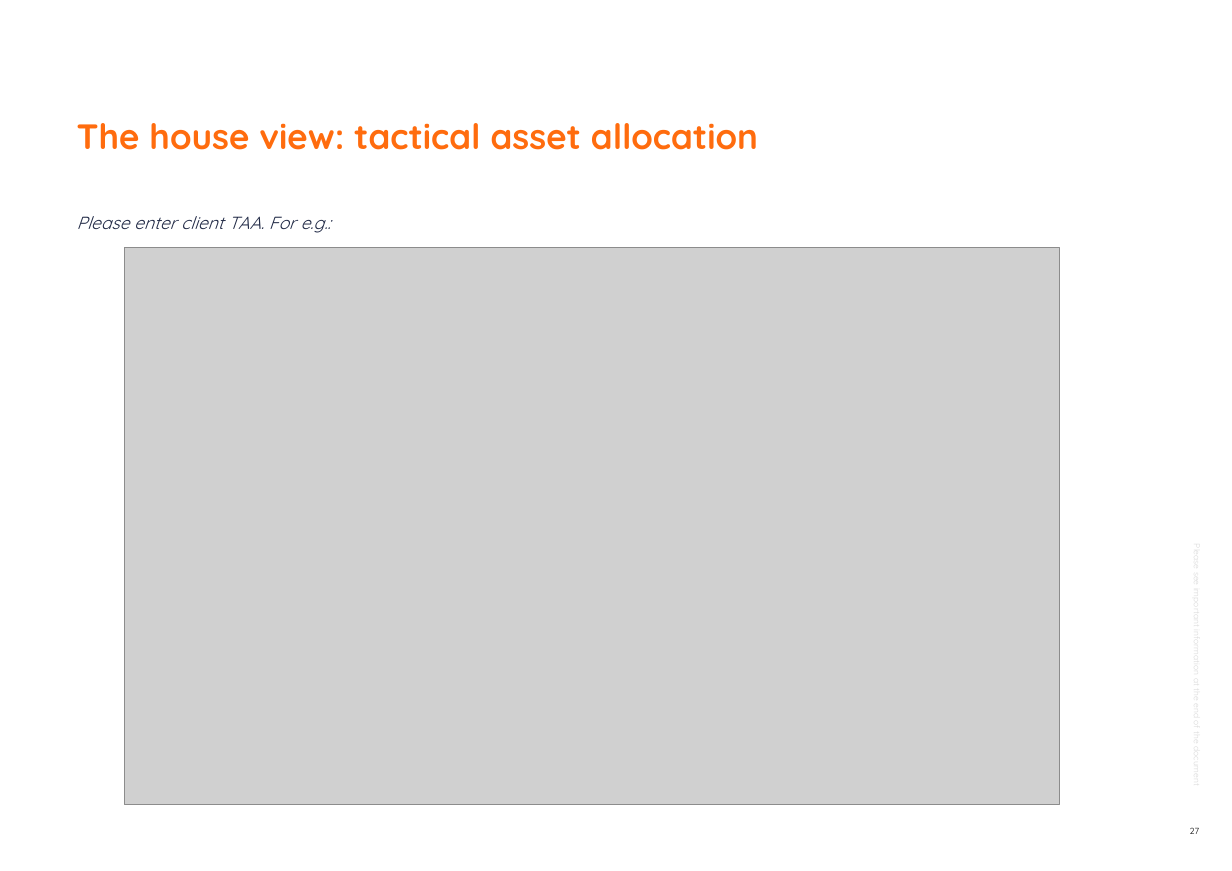
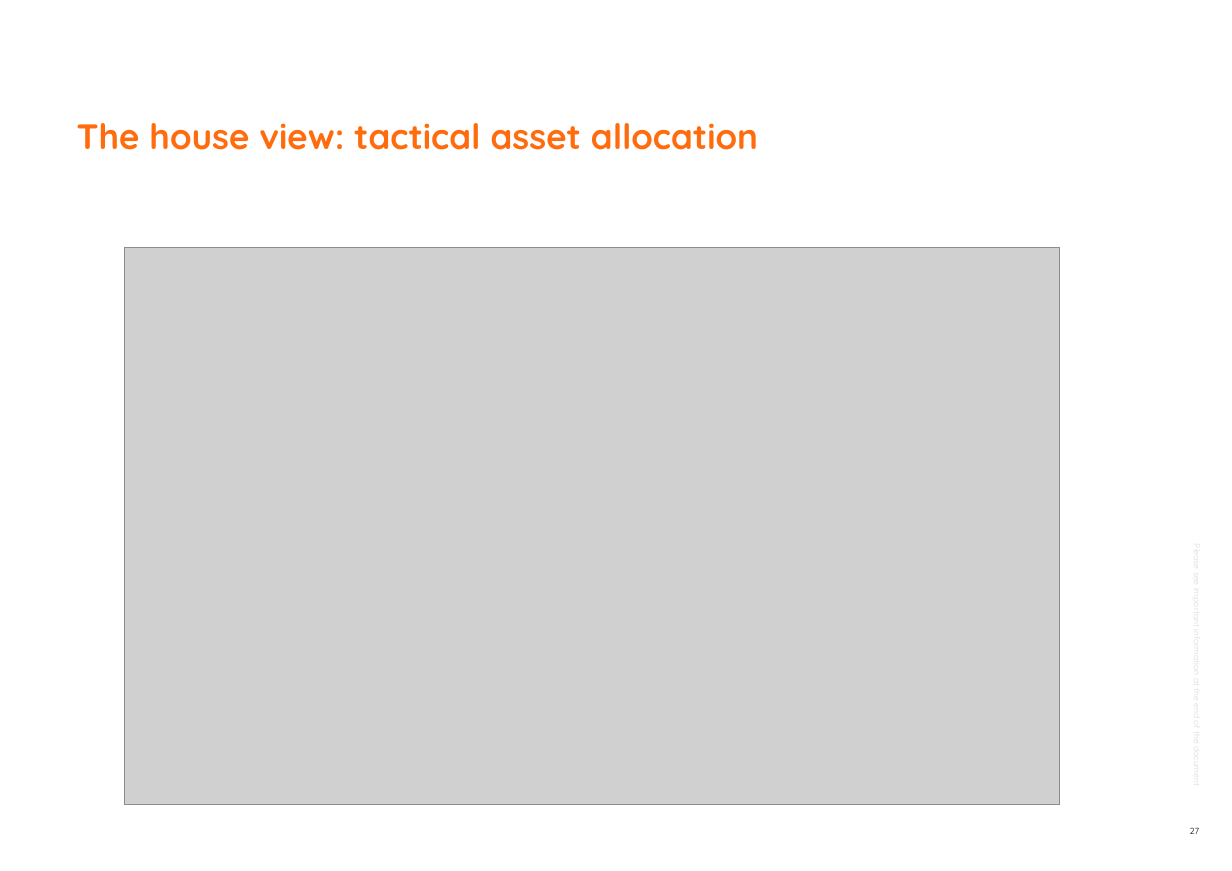
Before and after one commit to jb-db05/Investment_Proposal, a slide deck: slide 27 of investment-proposal-builder/work/example_output_deck.pptx. Drawn at 1232x871 pixels with LibreOffice and Linux fonts; fonts in the diff are those of the drawing; grey boxes stand for pictures; background and template pictures are left out. Boxes give left, top, right and bottom in pixels: in the first picture for what was removed or moved away, otherwise in the second. Text is boxed around its words. In the diff, an @@ line names an element or a change of style, - is before the commit and + after.

```diff
--- a/investment-proposal-builder/work/example_output_deck.pptx
+++ b/investment-proposal-builder/work/example_output_deck.pptx
@@ text removed at (x1=77, y1=216, x2=331, y2=233) @@
-Please enter client TAA. For e.g.:
```
Also in this commit, not shown: 7 other slides changed, 5 slides removed, 8 other files.
